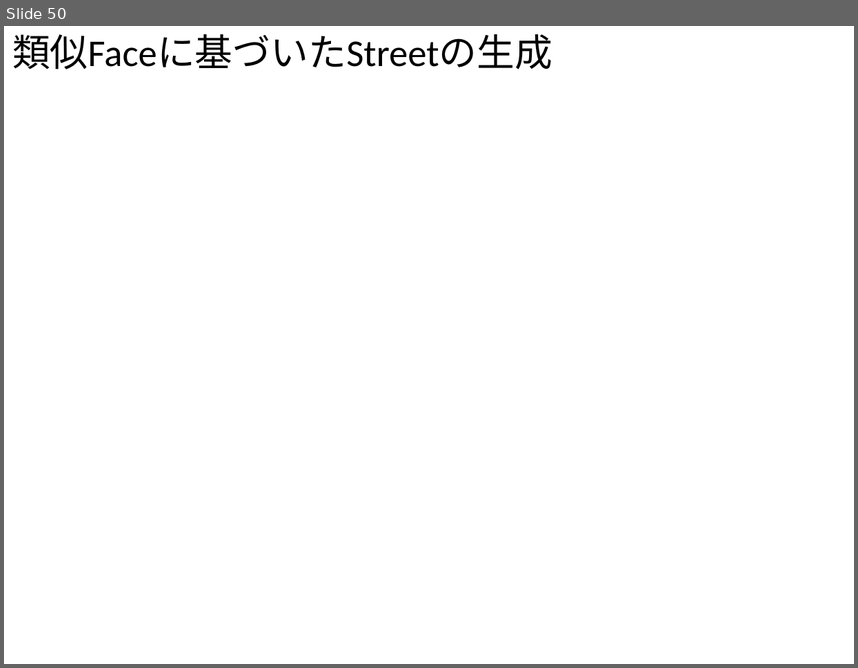
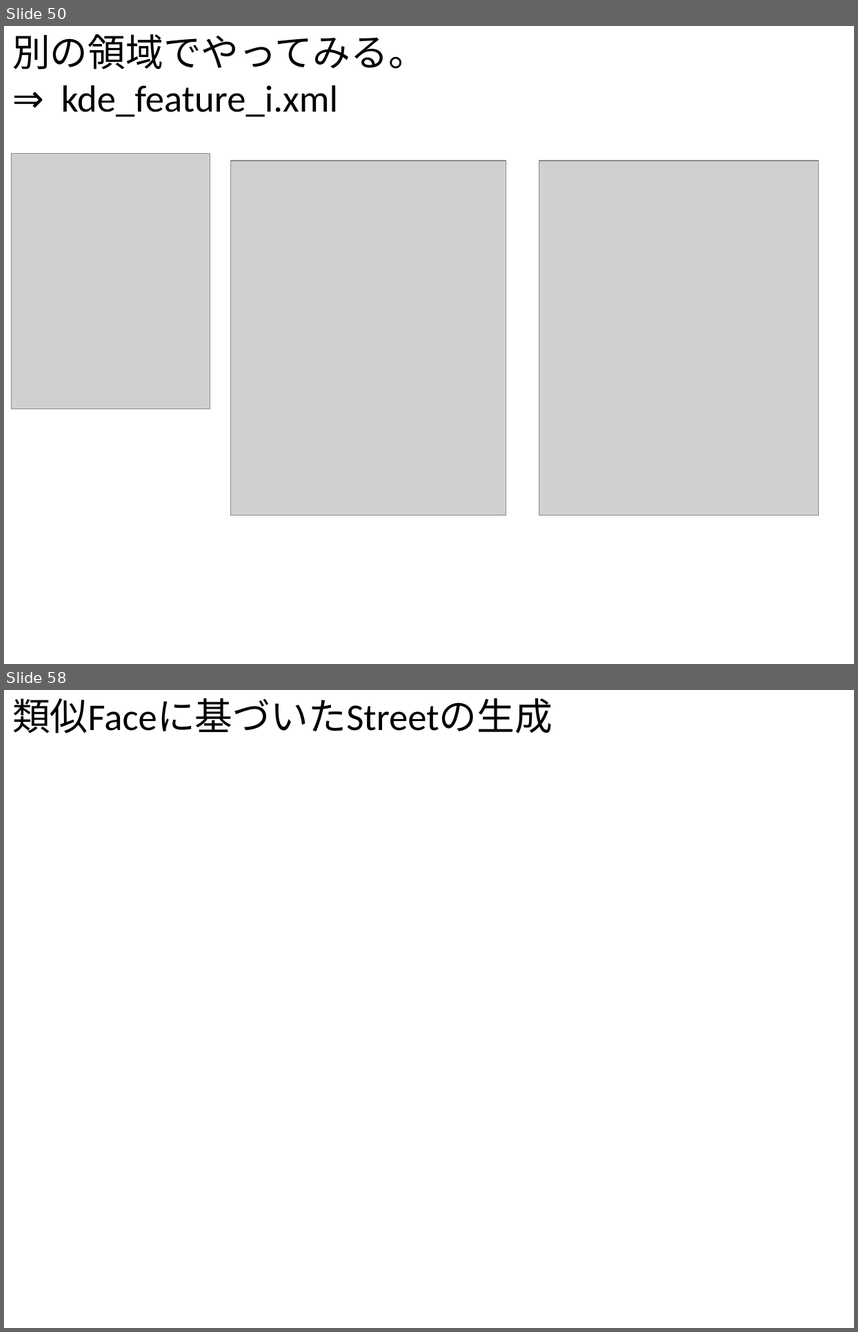
Before and after one commit to gnishida/RoadDesigner, a slide deck: RoadDesigner.pptx. Shown one above the other, each under a label of ours: slide 50 before the commit, slides 50 and 58 after it; the slides between them are not shown. The pictures are 858x668 and 858x1332 pixels, drawn with LibreOffice and Linux fonts; fonts in the diff are those of the drawing; grey boxes stand for pictures. Boxes give left, top, right and bottom in pixels: in the first picture for what was removed or moved away, otherwise in the second. Text is boxed around its words. In the diff, an @@ line names an element or a change of style, - is before the commit and + after.

```diff
--- a/RoadDesigner.pptx
+++ b/RoadDesigner.pptx
@@ slide 50 added at [4, 26, 854, 664], background #FFFFFF @@
@@ text added at [12, 34, 426, 117], 32 pt, text #000000 @@
+別の領域でやってみる。
+⇒ kde_feature_i.xml
@@ picture added at [11, 154, 210, 408] @@
@@ picture added at [231, 161, 506, 515] @@
@@ picture added at [539, 161, 818, 515] @@
@@ what was slide 50 is now slide 58 @@
```
Also in this commit, not shown: 7 other slides added, 6 other files.
